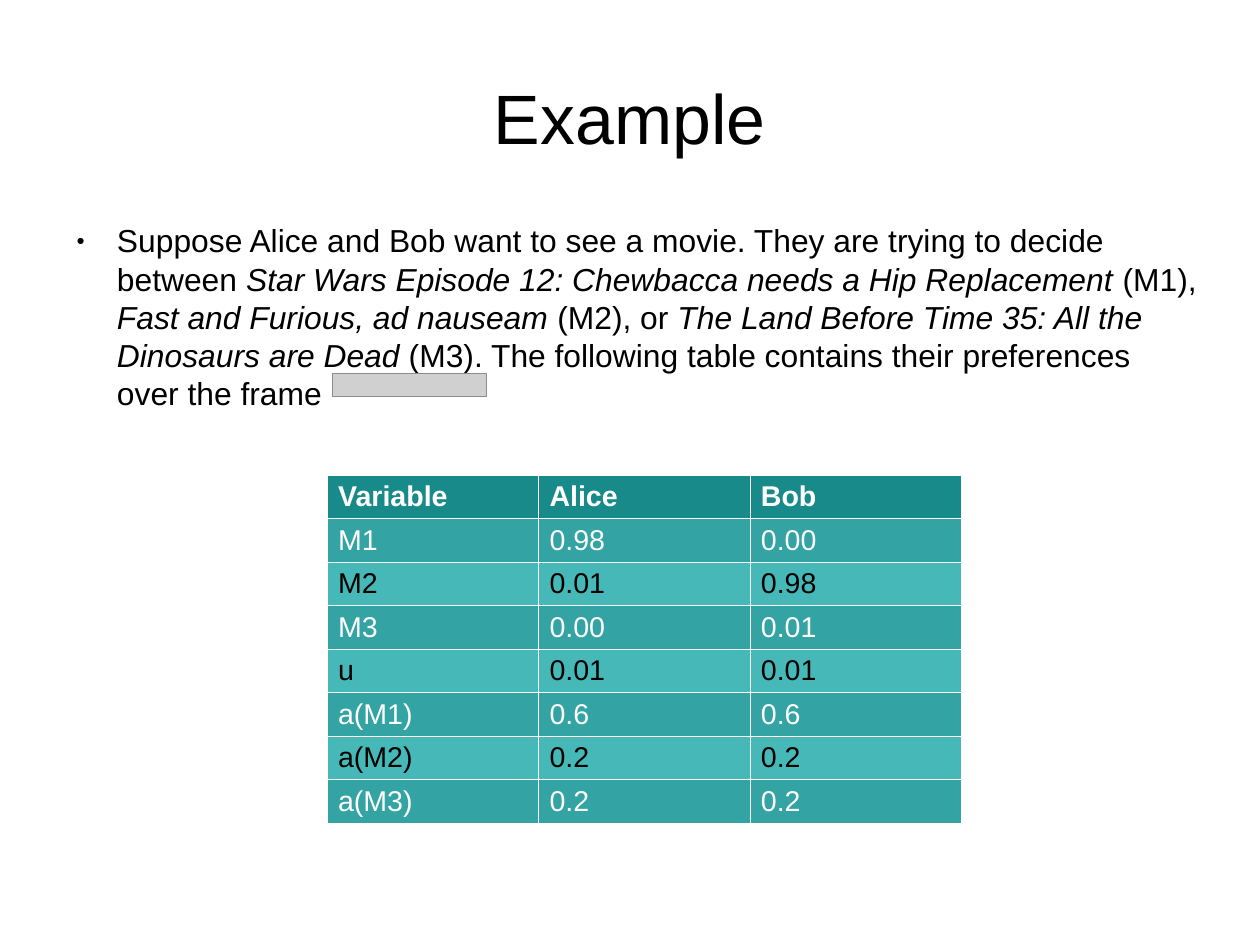
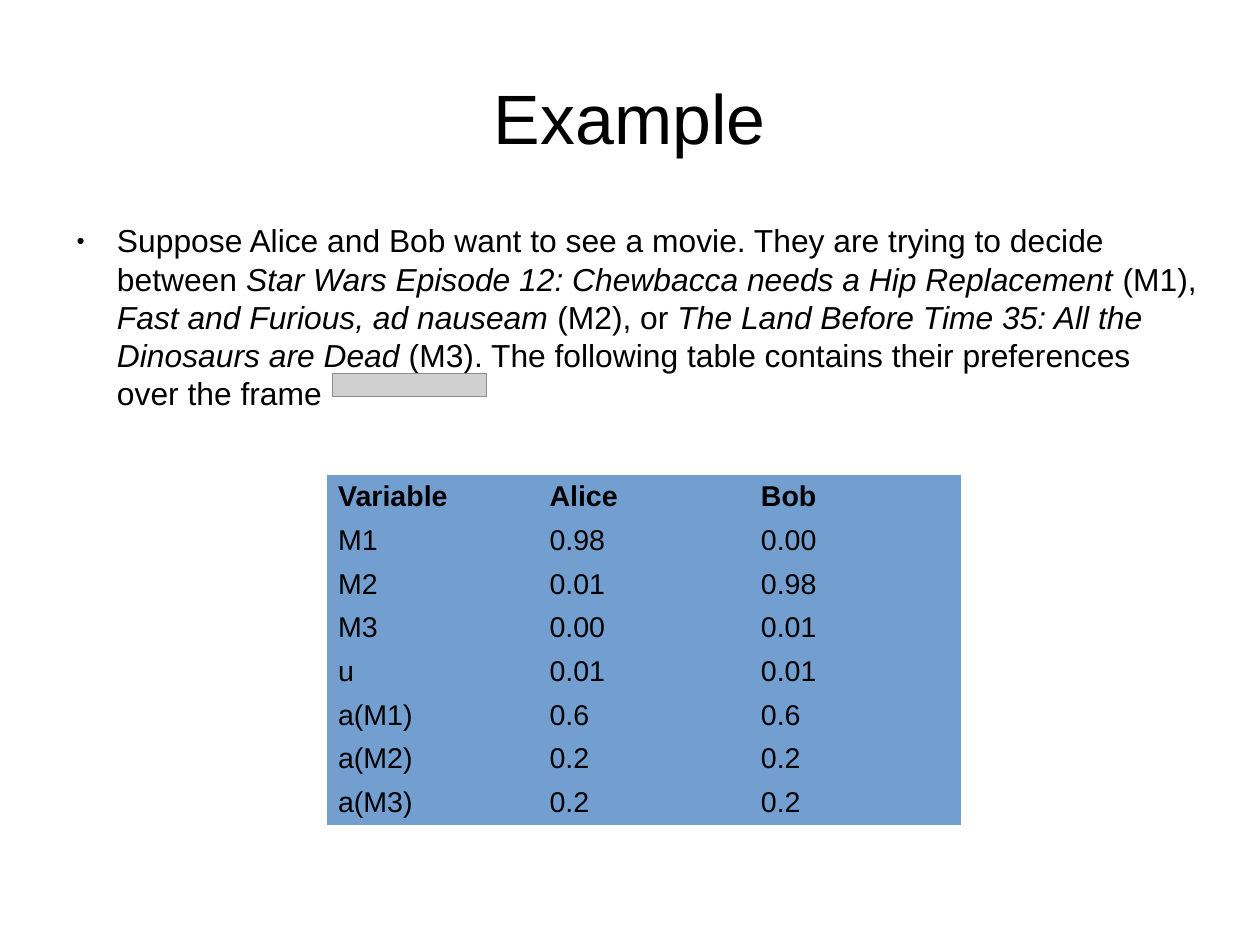
Before and after one commit to bstamour/SLHS, a slide deck: slide 23 of docs/proposal.odp. Drawn at 1260x945 pixels with LibreOffice and Linux fonts; fonts in the diff are those of the drawing; grey boxes stand for pictures. Boxes give left, top, right and bottom in pixels: in the first picture for what was removed or moved away, otherwise in the second. Text is boxed around its words. In the diff, an @@ line names an element or a change of style, - is before the commit and + after.

```diff
--- a/docs/proposal.odp
+++ b/docs/proposal.odp
@@ table at <box>327,476,962,826</box> @@
@@ fill #198A8A to #729FCF in row 1 @@
@@ fill #33A3A3 to #729FCF in 12 cells @@
@@ fill #47B8B8 to #729FCF in 9 cells @@
@@ text colour #FFFFFF to #000000 in "Variable", "Alice", "Bob", "M1" and 11 more places @@
@@ borders changed @@
```
Also in this commit, not shown: 5 other slides changed, 1 slide added, 16 other files.
